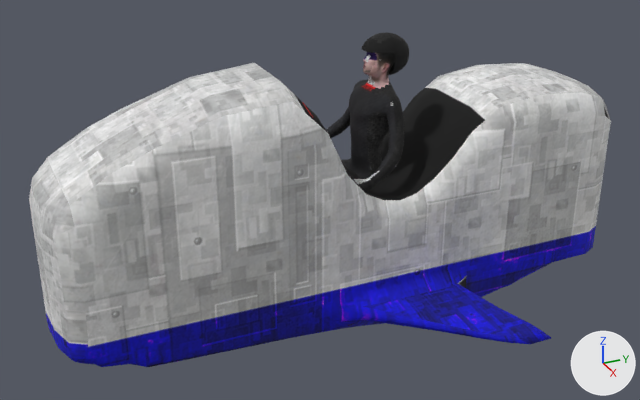
A saved change to the FBX model UHSampleGame/Content/Objects/Units/enemyShip01.fbx.
Camera for both pictures: a camera (50 mm lens) standing at (0.263, -0.141, 0.156) and looking at (-0.001, -0.022, 0.024). Lighting does not change. The marker at lower right points along +X, +Y and +Z. Where no turn or scale is listed for an object, it has been applied to the vertices.
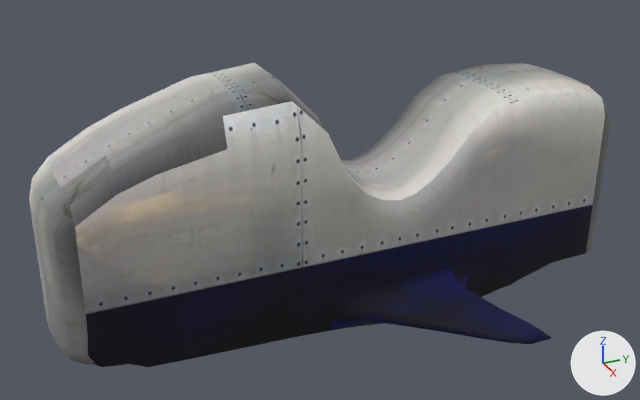
Where the newer file only moved an object's origin or applied its transform, the numbers keep the older frame.

What differs and where, as boxes (x1, y1, x2, y2) in the pictures (640 x 400 px):
'polySurface1', surface changed, reshaped (9% shorter): before (29, 32, 611, 367); after (29, 63, 611, 367)
part 1 of me_polysurface1_ncl1_1, deleted (black): before (326, 52, 404, 192)
part 2 of me_polysurface1_ncl1_1, deleted (black): before (361, 32, 409, 75)
part 3 of me_polysurface1_ncl1_1, surface changed: (29, 63, 611, 367) in both

The edits, one by one:
Picture 'enemyShip01AColor.tga' (img_enemyship01acolor_tga) is new.
Material 'blinn1' (mat_blinn1) changes its picture from img_enemyship01color_tga to img_enemyship01acolor_tga.
me_polysurface1_ncl1_1 is used by ob_polysurface1; location (0.0, 0.0, 0.0).
me_polysurface1_ncl1_1 had 9343 vertices, 9336 faces and spanned x -0.068..0.068, y -0.12..0.092, z -0.022..0.082.
me_polysurface1_ncl1_1 now has 786 vertices, 784 faces and spans x -0.068..0.068, y -0.12..0.092, z -0.022..0.074.
me_polysurface1_ncl1_1 part 1: the loose piece of 8274 vertices spanning x -0.022..0.02, y -0.033..0.007, z -0.015..0.08 is deleted.
me_polysurface1_ncl1_1 part 2: the loose piece of 283 vertices spanning x -0.009..0.006, y -0.006..0.012, z 0.067..0.082 is deleted.
me_polysurface1_ncl1_1 part 3: 783 kept faces spanning x -0.068..0.068, y -0.12..0.092, z -0.022..0.074 get new texture (UV) coordinates.
